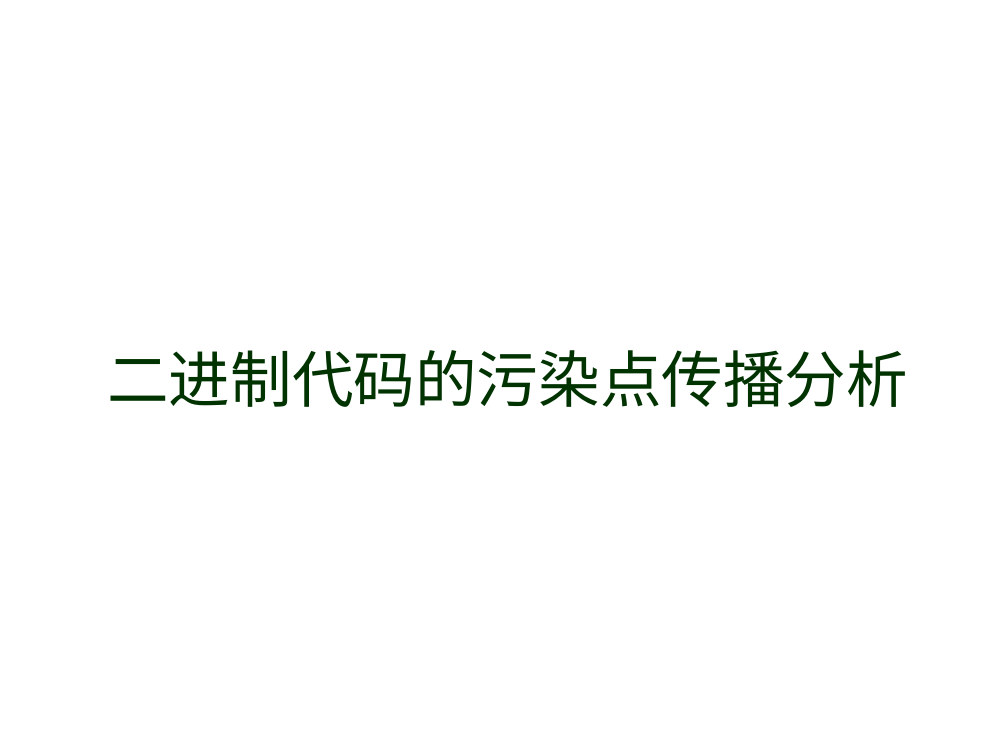
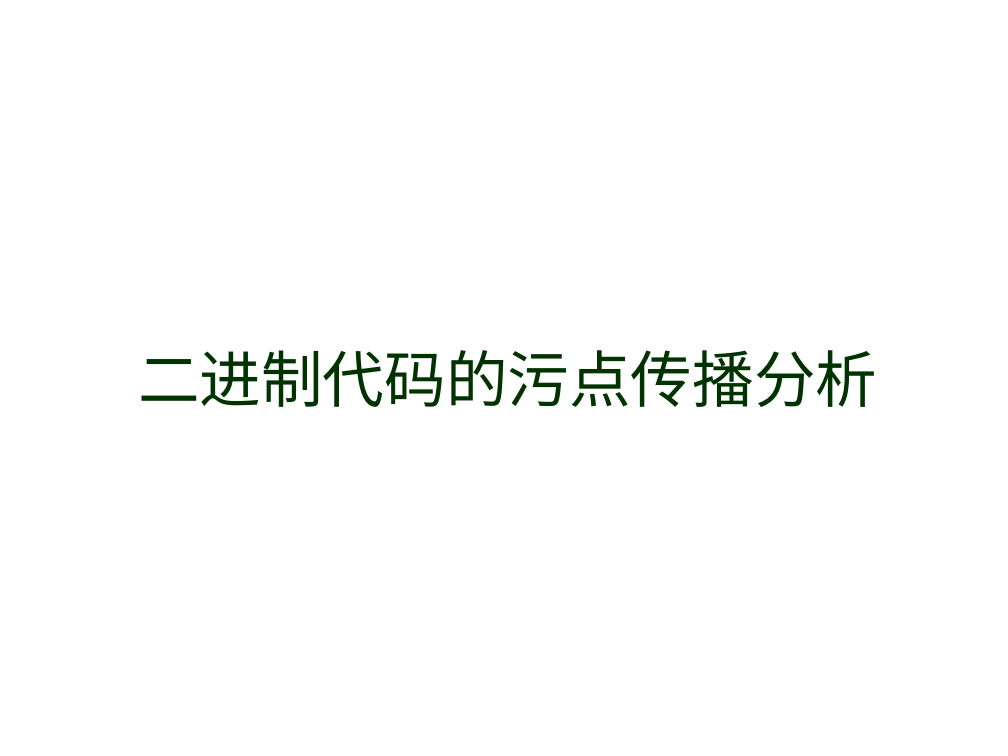
Before and after one commit to iidx/devilheart, a slide deck: slide 1 of doc/TaintAnalysis.ppt. Drawn at 1008x756 pixels with LibreOffice and Linux fonts; fonts in the diff are those of the drawing; background and template pictures are left out. Boxes give left, top, right and bottom in pixels: in the first picture for what was removed or moved away, otherwise in the second. Text is boxed around its words. In the diff, an @@ line names an element or a change of style, - is before the commit and + after.

```diff
--- a/doc/TaintAnalysis.ppt
+++ b/doc/TaintAnalysis.ppt
@@ title at (x1=138, y1=350, x2=877, y2=407): text changed @@
-二进制代码的污染点传播分析
+二进制代码的污点传播分析
```
Also in this commit, not shown: 6 other slides changed, 1 slide added.
